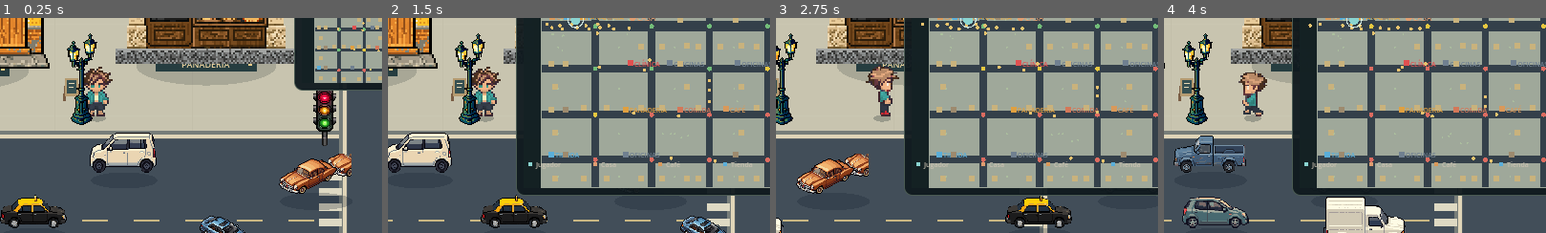
Above: before the commit, frames 1-4 (left to right).
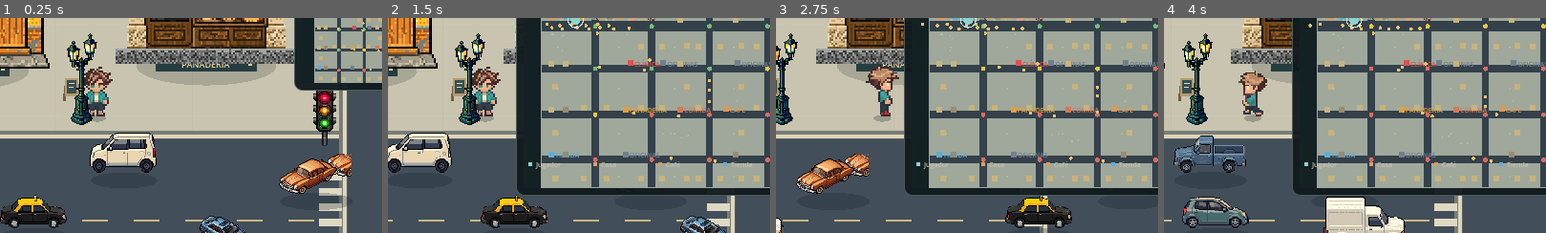
Above: after the commit, the same moments.

Repository: AgustinWojtyszyn/Life--simulador-de-vida
Game: Godot game, scene res://scenes/playground.tscn
Two runs of this game, one before a commit and one after it. Both use one fixed random seed, a clock stepped at 60 frames per second and the inputs below. This scene is started directly instead of the project's main scene.
Inputs (mouse positions are % of the whole screen's width and height, from its top left):
- Up to frame 1 (0.25 s): no input
- Up to frame 2 (1.5 s): drag from (87, 31) to (60, 28) at 0.52 s; drag from (30, 55) to (45, 70) at 1.27 s
- Up to frame 3 (2.75 s): move the mouse to (60, 28) at 2.02 s; hold D (move_right) from 2.03 s (still down); tap E (interact) at 2.1 s
- Up to frame 4 (4 s): release D (move_right) at 2.75 s; drag from (45, 70) to (20, 35) at 2.77 s; move the mouse to (80, 65) at 3.52 s; hold A (move_left) from 3.53 s (still down); tap E (interact) at 3.6 s
The pictures show only the part of the screen within x 37-87%, y 27-77%; the shares and areas given below are measured in that part.

The runs differ from the first frame. In frame 1, less than 0.1% of the frame differs, in the area x 96-98%, y 3-6%; in frame 2, 0.1%, in the area x 71-83%, y 19-23%; in frame 3, 0.1%; in frame 4, 0.1%.

Commit message:
fix: keep civic office clear of catalog residence

Diff:
--- a/scripts/data/district_blocks.gd
+++ b/scripts/data/district_blocks.gd
@@ -81,7 +81,7 @@
 	index += 1
 	for service in [
 		[Vector2(1510, 1100), "clinic", "ENTERABLE"],
-		[Vector2(2180, 1100), "office", "ENTERABLE"],
+		[Vector2(2070, 1100), "office", "ENTERABLE"],
 		[Vector2(3120, 1870), "shop", "ENTERABLE"],
 		[Vector2(4100, 2630), "shop", "ENTERABLE"],
 		[Vector2(3320, 1100), "office", "ENTERABLE"],
